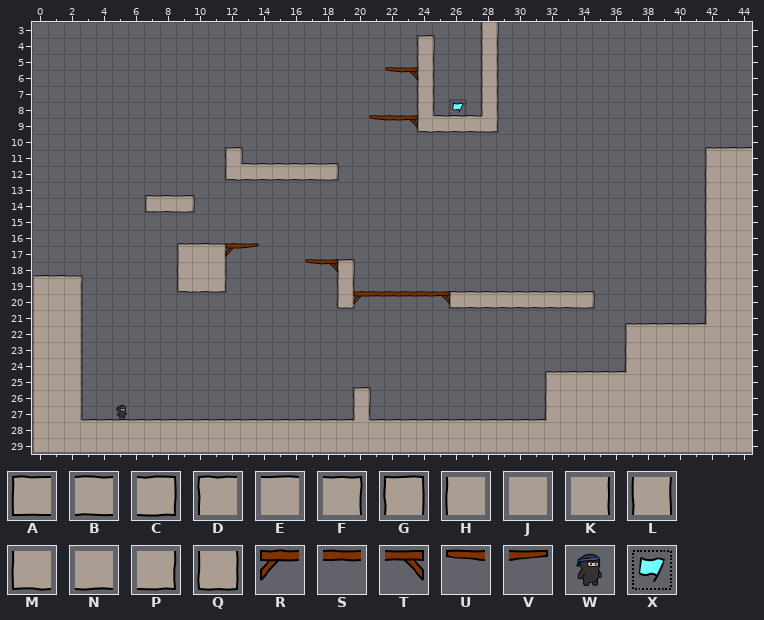
Two states of a Tiled map, levelconverter/maps/n1.tmx. Above, as it was before the edit.
Cells are 40x40 px. Shown: x 0..44, y 3..29.
Key: from "tiles6_gapped": A 0, B 1, C 2, D 6, E 7, F 8, G 9, H 12, J 13, K 14, L 15, M 18, N 19, P 20, Q 21, R 24, S 25, T 26, U 27, V 28, W 46, X 47.
_ is an empty cell.
Layer "bg" before, first column x 0:
 3 ____________________________G________________
 4 ________________________G___L________________
 5 ________________________L___L________________
 6 ______________________UTL___L________________
 7 ________________________L___L________________
 8 ________________________L_X_L________________
 9 _____________________USTMBBBP________________
10 _____________________________________________
11 ____________G_____________________________DEE
12 ____________MBBBBBC_______________________HJJ
13 __________________________________________HJJ
14 _______ABC________________________________HJJ
15 __________________________________________HJJ
16 __________________________________________HJJ
17 _________DEFRV____________________________HJJ
18 _________HJK_____UTG______________________HJJ
19 EEF______MNP_______L______________________HJJ
20 JJK________________QRSSSSTABBBBBBBC_______HJJ
21 JJK_______________________________________HJJ
22 JJK__________________________________DEEEEJJJ
23 JJK__________________________________HJJJJJJJ
24 JJK__________________________________HJJJJJJJ
25 JJK_____________________________DEEEEJJJJJJJJ
26 JJK_________________G___________HJJJJJJJJJJJJ
27 JJK__W______________L___________HJJJJJJJJJJJJ
28 JJJEEEEEEEEEEEEEEEEEJEEEEEEEEEEEJJJJJJJJJJJJJ
29 JJJJJJJJJJJJJJJJJJJJJJJJJJJJJJJJJJJJJJJJJJJJJ
After the commit:
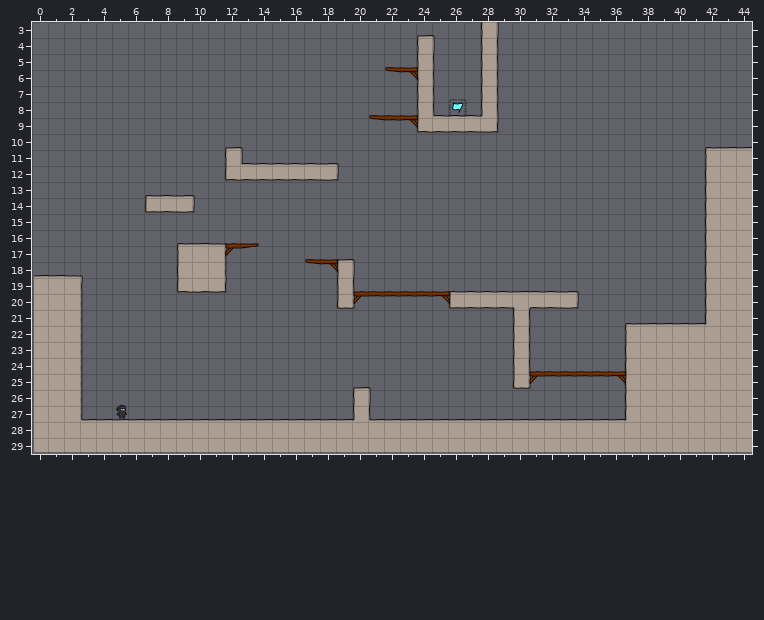
Edits made:
Layer "bg":
Tile B becomes tile C in row 20 at x 33.
Tile B becomes tile E in row 20 at x 30.
Tile J becomes tile E in row 28 at x 32 to 36.
Tile J becomes tile H in rows 25 to 27 at x 37.
The author put tile L in rows 21 to 24 at x 30.
The author put tile Q in row 25 at x 30.
The author put tile R in row 25 at x 31.
Tile D becomes tile S in row 25 at x 32.
Tile E becomes tile S in row 25 at x 33 to 35.
Tile E becomes tile T in row 25 at x 36.
Tile C is gone in row 20 at x 34.
Tile H is gone in rows 26 to 27 at x 32.
Tile J is gone in rows 26 to 27 at x 33 to 36.
